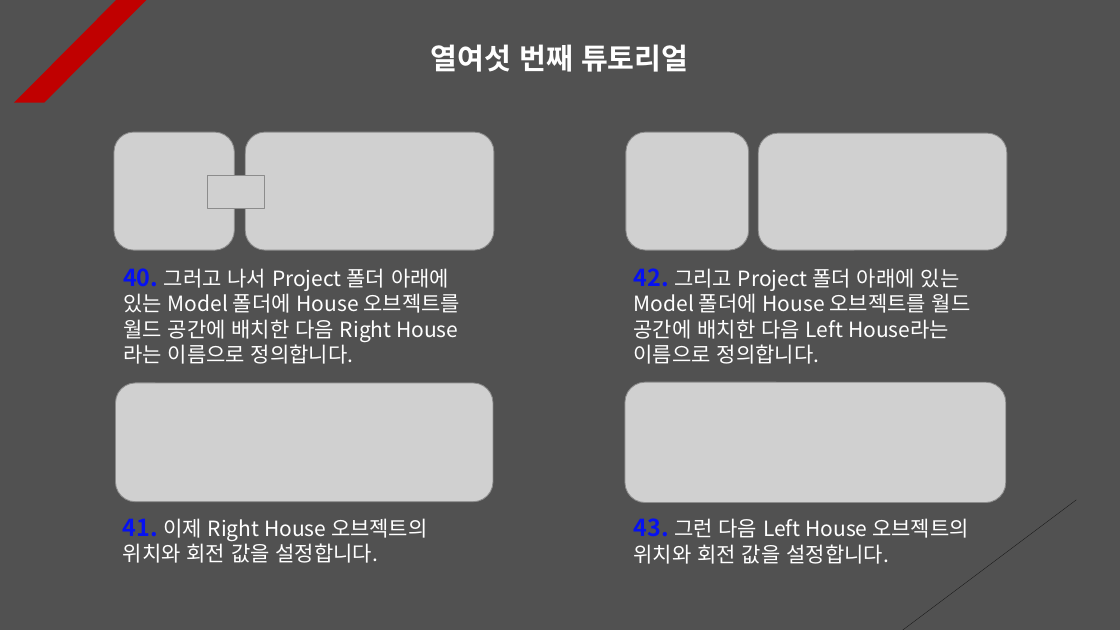
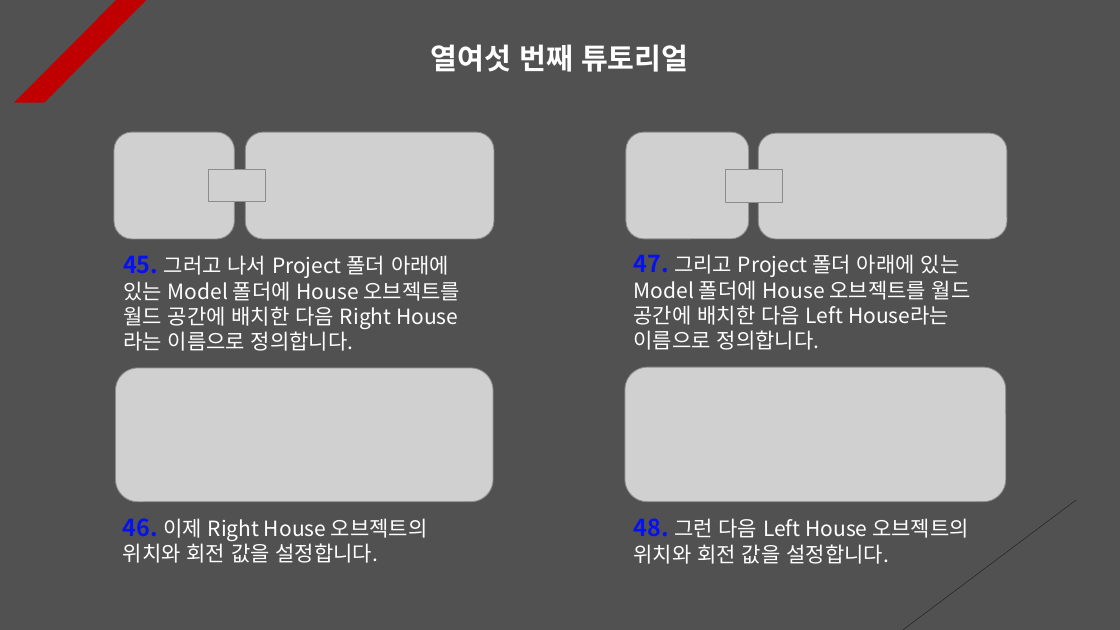
Before and after one commit to Unity2033/3D-UnityEngine, a slide deck: slide 16 of Assets/Light/PPT Data/Light Example.pptx. Drawn at 1120x630 pixels with LibreOffice and Linux fonts; fonts in the diff are those of the drawing; grey boxes stand for pictures. Boxes give left, top, right and bottom in pixels: in the first picture for what was removed or moved away, otherwise in the second. Text is boxed around its words. In the diff, an @@ line names an element or a change of style, - is before the commit and + after.

```diff
--- a/Assets/Light/PPT Data/Light Example.pptx
+++ b/Assets/Light/PPT Data/Light Example.pptx
@@ picture: place and size @@
-picture at bbox=[114, 132, 234, 250]
+picture at bbox=[114, 132, 234, 239]
@@ picture: place and size @@
-picture at bbox=[245, 132, 494, 250]
+picture at bbox=[245, 132, 494, 239]
@@ picture: place and size @@
-picture at bbox=[626, 132, 749, 250]
+picture at bbox=[626, 132, 749, 239]
@@ picture: place and size @@
-picture at bbox=[759, 134, 1007, 250]
+picture at bbox=[759, 134, 1007, 239]
@@ picture: place and size @@
-picture at bbox=[208, 176, 265, 208]
+picture at bbox=[208, 170, 266, 202]
@@ picture added at bbox=[725, 170, 783, 202] @@
@@ text at bbox=[123, 255, 461, 351]: text changed @@
-40. 그러고 나서 Project 폴더 아래에 있는 Model 폴더에 House 오브젝트를 월드 공간에 배치한 다음 Right House라는 이름으로 정의합니다.
+45. 그러고 나서 Project 폴더 아래에 있는 Model 폴더에 House 오브젝트를 월드 공간에 배치한 다음 Right House라는 이름으로 정의합니다.
@@ text at bbox=[634, 254, 971, 350]: text changed @@
-42. 그리고 Project 폴더 아래에 있는 Model 폴더에 House 오브젝트를 월드 공간에 배치한 다음 Left House라는 이름으로 정의합니다.
+47. 그리고 Project 폴더 아래에 있는 Model 폴더에 House 오브젝트를 월드 공간에 배치한 다음 Left House라는 이름으로 정의합니다.
@@ picture: place and size @@
-picture at bbox=[116, 383, 493, 502]
+picture at bbox=[116, 368, 493, 502]
@@ picture: place and size @@
-picture at bbox=[625, 382, 1006, 502]
+picture at bbox=[625, 367, 1006, 502]
@@ text at bbox=[123, 518, 428, 563]: text changed @@
-41. 이제 Right House 오브젝트의 위치와 회전 값을 설정합니다.
+46. 이제 Right House 오브젝트의 위치와 회전 값을 설정합니다.
@@ text at bbox=[634, 518, 969, 564]: text changed @@
-43. 그런 다음 Left House 오브젝트의 위치와 회전 값을 설정합니다.
+48. 그런 다음 Left House 오브젝트의 위치와 회전 값을 설정합니다.
```
Also in this commit, not shown: 16 other slides changed, 9 other files.
